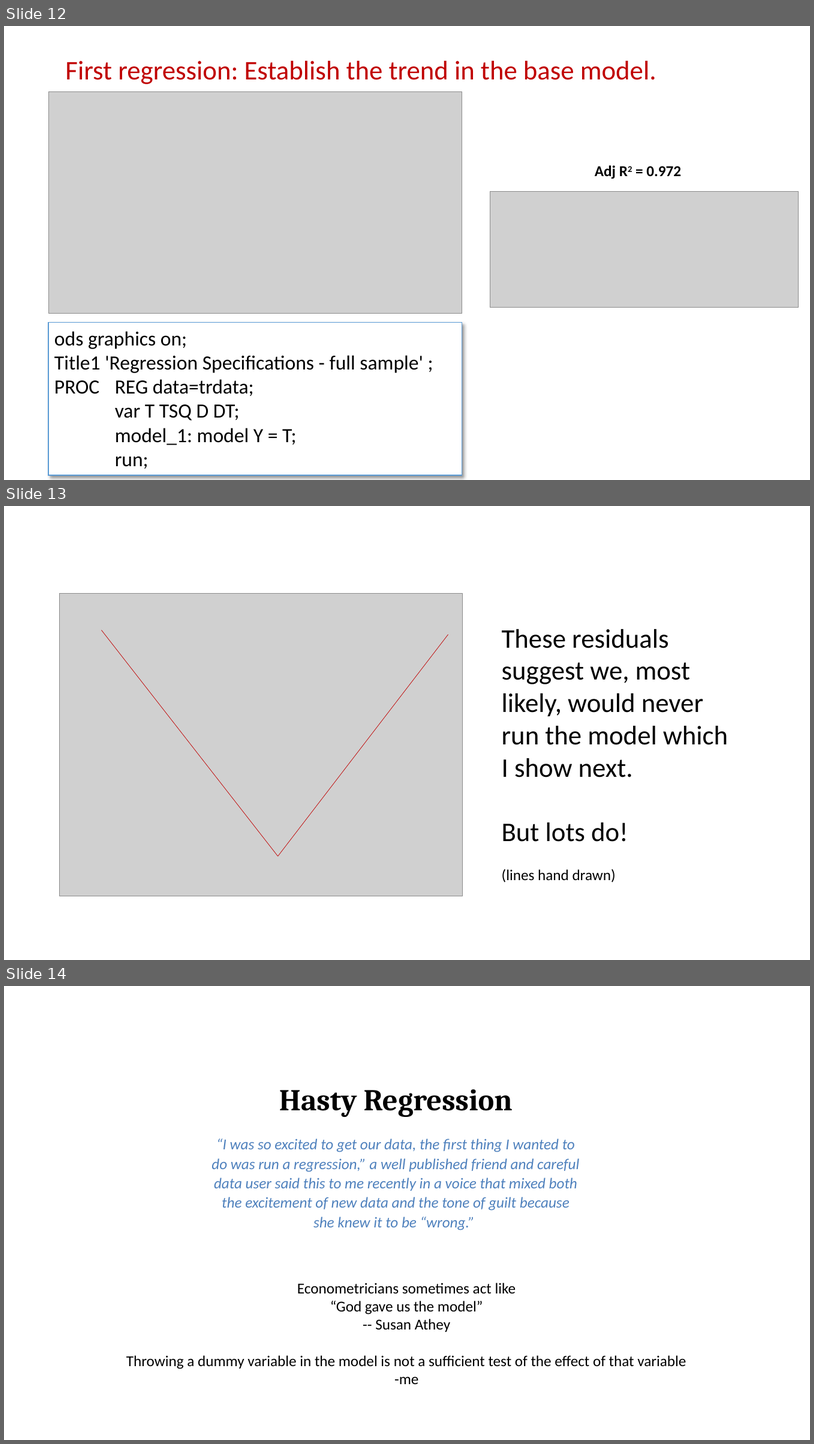
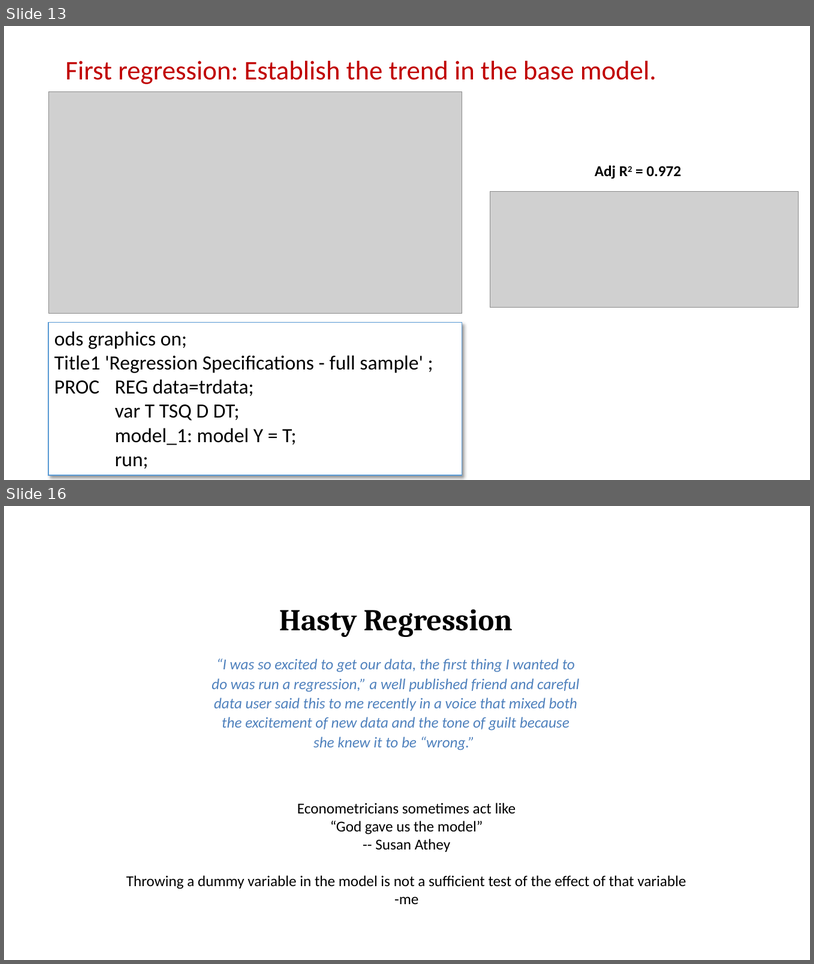
Before and after one commit to campnmug/Model_selection_and_inference, a slide deck: SCSUG 2019 Presentation deck - Do you know when your data is lying to you- Regression HOW.pptx. Shown one above the other, each under a label of ours: slides 12, 13 and 14 before the commit, slides 13 and 16 after it; the slides between them are not shown. The pictures are 814x1444 and 814x964 pixels, drawn with LibreOffice and Linux fonts; fonts in the diff are those of the drawing; grey boxes stand for pictures. Boxes give left, top, right and bottom in pixels: in the first picture for what was removed or moved away, otherwise in the second. Text is boxed around its words. In the diff, an @@ line names an element or a change of style, - is before the commit and + after.

```diff
--- a/SCSUG 2019 Presentation deck - Do you know when your data is lying to you- Regression HOW.pptx
+++ b/SCSUG 2019 Presentation deck - Do you know when your data is lying to you- Regression HOW.pptx
@@ slide 13 removed at (4, 506, 810, 960), background #FFFFFF @@
@@ picture removed at (60, 593, 463, 895) @@
@@ line removed from (101, 630) to (278, 856) @@
@@ text removed at (502, 629, 728, 882) @@
-These residuals suggest we, most likely, would never run the model which I show next.
-But lots do!
-(lines hand drawn)
@@ line removed from (278, 856) to (449, 634) @@
@@ what was slide 12 is now slide 13 @@
@@ what was slide 14 is now slide 16 @@
```
Also in this commit, not shown: 14 slides changed, 3 slides added.
